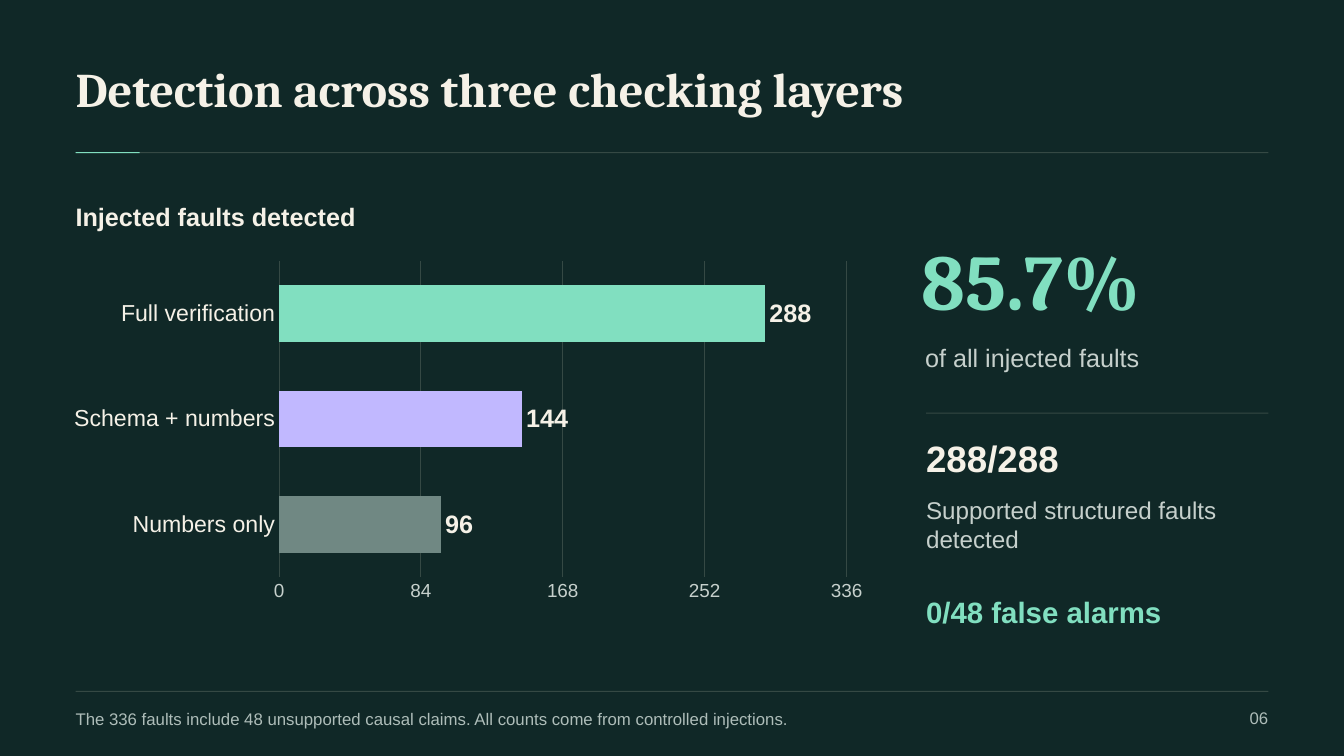
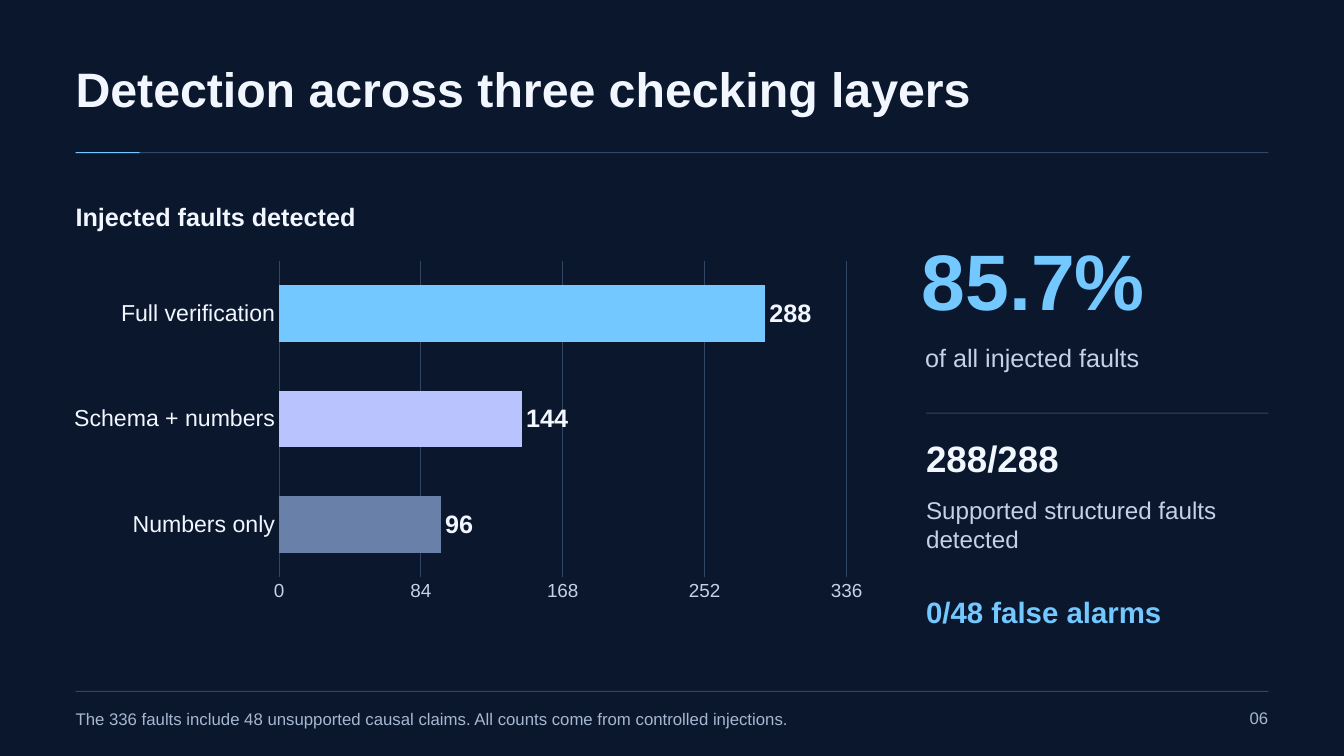
Before and after one commit to naazzarov/trustverify-ai-analysis, a slide deck: slide 6 of presentation/TrustVerify-Dark-Defense.pptx. Drawn at 1344x756 pixels with LibreOffice and Linux fonts; fonts in the diff are those of the drawing. Boxes give left, top, right and bottom in pixels: in the first picture for what was removed or moved away, otherwise in the second. Text is boxed around its words. In the diff, an @@ line names an element or a change of style, - is before the commit and + after.

```diff
--- a/presentation/TrustVerify-Dark-Defense.pptx
+++ b/presentation/TrustVerify-Dark-Defense.pptx
@@ background #102827 to #0B172D @@
@@ text "Detection across three checking layers" at <box>76,72,970,116</box>: font Cambria to Arial, text colour #F5F1E7 to #F2F6FF @@
@@ rectangle at <box>76,152,140,153</box>: fill #81DFC0 to #72C8FF @@
@@ text "Injected faults detected" at <box>76,207,356,232</box>: text colour #F5F1E7 to #F2F6FF @@
@@ text "85.7%" at <box>922,255,1145,311</box>: font Cambria to Arial, text colour #81DFC0 to #72C8FF @@
@@ bar chart at <box>57,254,879,609</box> @@
@@ colour of Series 1 #81DFC0 to #72C8FF @@
@@ data labels of Series 1 changed @@
@@ colours of single points changed @@
@@ category axis changed @@
@@ value axis changed @@
@@ background changed @@
@@ text "of all injected faults" at <box>925,348,1139,372</box>: text colour #C6D0CC to #C4D1E6 @@
@@ fill #354944 to #304663 in 3 elements at <box>76,152,1268,153</box>, <box>76,691,1268,692</box>, <box>927,412,1269,413</box> @@
@@ text "288/288" at <box>926,445,1059,473</box>: text colour #F5F1E7 to #F2F6FF @@
@@ text "Supported structured faults detected" at <box>926,501,1216,548</box>: text colour #C6D0CC to #C4D1E6 @@
@@ text "0/48 false alarms" at <box>926,601,1162,624</box>: text colour #81DFC0 to #72C8FF @@
@@ text "The 336 faults include 48 ..." at <box>76,713,788,729</box>: text colour #AEBDB9 to #A6B7D2 @@
@@ text "06" at <box>1250,712,1269,724</box>: text colour #AEBDB9 to #A6B7D2 @@
```
Also in this commit, not shown: 21 other slides changed, 7 other files.
